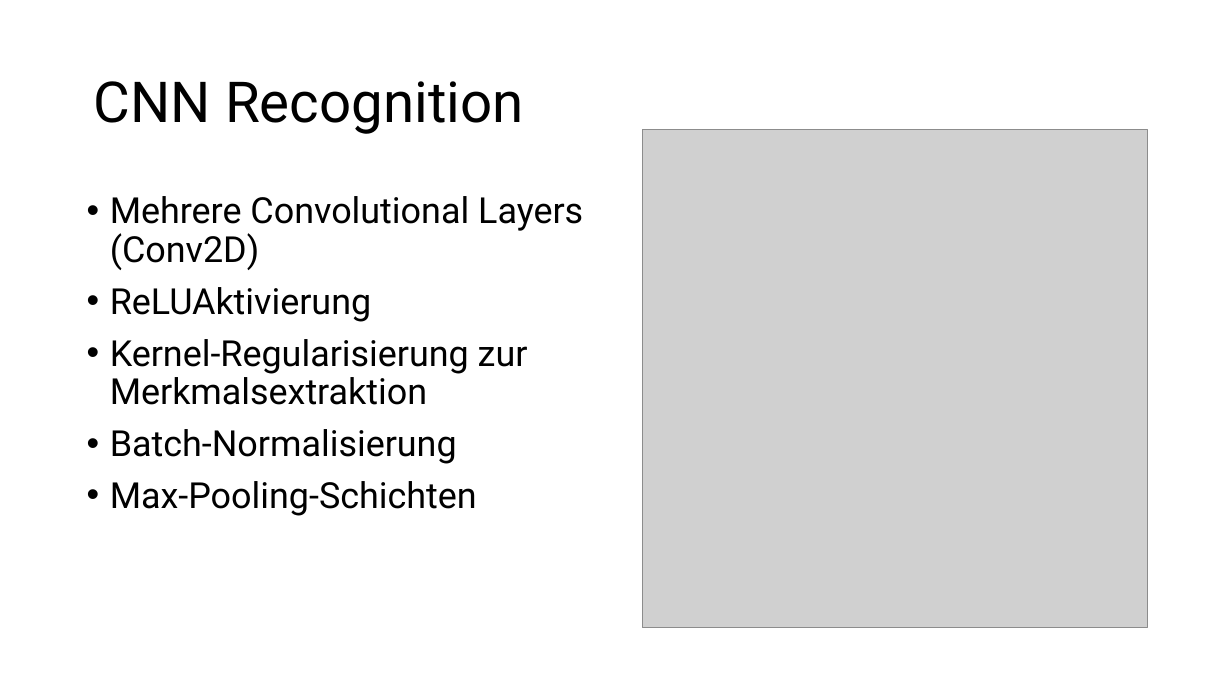
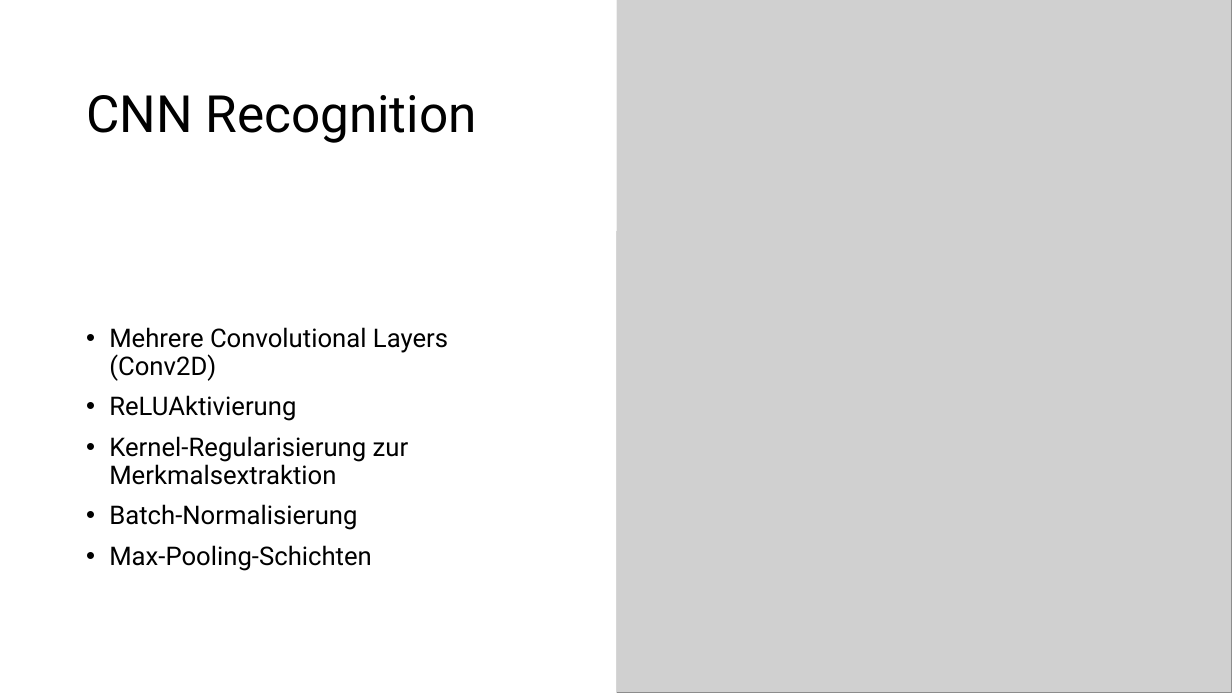
Before and after one commit to jarboyd/ai-lecture-project-ws2425, a slide deck: slide 8 of docs/group_project_presentation.pptx. Drawn at 1232x693 pixels with LibreOffice and Linux fonts; fonts in the diff are those of the drawing; grey boxes stand for pictures. Boxes give left, top, right and bottom in pixels: in the first picture for what was removed or moved away, otherwise in the second. Text is boxed around its words. In the diff, an @@ line names an element or a change of style, - is before the commit and + after.

```diff
--- a/docs/group_project_presentation.pptx
+++ b/docs/group_project_presentation.pptx
@@ rectangle added at box(0, 0, 616, 693), fill #FFFFFF @@
@@ rectangle added at box(0, 0, 616, 231), fill #FFFFFF @@
@@ picture: place and size @@
-picture at box(642, 129, 1147, 628)
+picture at box(616, 0, 1232, 693)
@@ title "CNN Recognition": place and size @@
-title "CNN Recognition" at box(94, 81, 523, 134)
+title "CNN Recognition" at box(86, 95, 476, 143)
@@ title "CNN Recognition" at box(86, 95, 476, 143): size 44 to 40 pt @@
@@ text "Mehrere Convolutional Layers (Conv2D)": place and size @@
-text "Mehrere Convolutional Layers (Conv2D)" at box(110, 196, 583, 516)
+text "Mehrere Convolutional Layers (Conv2D)" at box(109, 327, 448, 571)
@@ text "Mehrere Convolutional Layers (Conv2D)" at box(109, 327, 448, 571): size 28 to 20 pt; vertical alignment top to middle @@
```
Also in this commit, not shown: 3 other slides changed, 1 other file.
